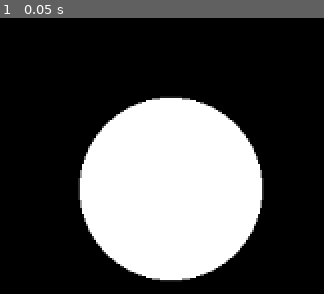
Above: before the commit, frame 1.
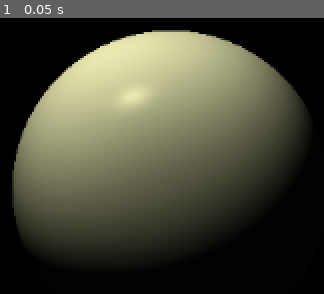
Above: after the commit, the same moment.

Repository: njabulophd/godot_things
Game: Godot game, scene res://rayMarcherTest.tscn
The game is run twice, just before and just after one commit, with the same random seed, the same clock (stepped at 60 frames per second) and the same inputs.
Inputs:
- Up to frame 1 (0.05 s): no input

The runs differ from the first frame. In frame 1, 62% of the frame differs, in the area x 3-95%, y 4-96%.

Commit message:
modified shader. no has lighting infomation with configurable parametres

Diff:
--- a/rayMarcherTest.tscn
+++ b/rayMarcherTest.tscn
@@ -4,13 +4,21 @@
 
 [sub_resource type="ShaderMaterial" id="ShaderMaterial_sb65n"]
 shader = ExtResource("1_66tki")
-shader_parameter/fov = 90.0
+shader_parameter/fov = 60.0
 shader_parameter/cameraPos = Vector3(0, 0, 5)
 shader_parameter/front = Vector3(0, 0, -1)
 shader_parameter/up = Vector3(0, 1, 0)
 shader_parameter/MAX_STEPS = 100
-shader_parameter/MAX_DIST = 100.0
+shader_parameter/MAX_DIST = 20.0
 shader_parameter/MIN_HIT_DIST = 1e-05
+shader_parameter/globalAmbient = 0.01
+shader_parameter/globalDiffuse = 1.0
+shader_parameter/globalSpecular = 0.2
+shader_parameter/globalSpecularExponent = 64.0
+shader_parameter/lightPos = Vector3(-2, 5, 3)
+shader_parameter/lightColor = Vector3(0.9, 0.9, 0.68)
+shader_parameter/ambientColor = Vector3(1, 1, 1)
+shader_parameter/DERIVATIVE_STEP = 1.0
 
 [node name="Node" type="Node"]
 
--- a/reimarch.gdshader
+++ b/reimarch.gdshader
@@ -8,12 +8,55 @@
 uniform float MAX_DIST = 20.0;
 uniform float MIN_HIT_DIST = 0.00001;
 //END
+//Lighting Uniforms
+uniform float globalAmbient = 0.01; // strength of th global ambience
+uniform float globalDiffuse = 1.0; // strength of th global diffuse
+uniform float globalSpecular = 0.20; // strength of th global specular
+uniform float globalSpecularExponent = 64.0; //focus of specular light
+uniform vec3 lightPos = vec3(-2.0,5.0,3.0); // self explanitory
+uniform vec3 lightColor = vec3(0.9,0.9,0.68); // same as above comment
+uniform vec3 ambientColor = vec3(1.0); // again!!! (sigh)
+uniform float DERIVATIVE_STEP = 1.0;
+//END
+//SDFs
 float sdSphere(vec3 p, vec3 c, float r){
 	return length(p - c) - r;
 }
 float sdf(vec3 pos){
 	return sdSphere(pos, vec3(0), 1.0);
 }
+//END
+	// Lighting
+	vec3 estimateNormal(vec3 p){
+		return normalize(vec3(
+        sdf(vec3(p.x + DERIVATIVE_STEP, p.y, p.z)) - sdf(vec3(p.x - DERIVATIVE_STEP, p.y, p.z)),
+        sdf(vec3(p.x, p.y + DERIVATIVE_STEP, p.z)) - sdf(vec3(p.x, p.y - DERIVATIVE_STEP, p.z)),
+        sdf(vec3(p.x, p.y, p.z  + DERIVATIVE_STEP)) - sdf(vec3(p.x, p.y, p.z - DERIVATIVE_STEP))
+    ));
+	}
+	vec3 phongModel(vec3 position, // hit point
+                vec3 lightPosition, // position of the light source
+                vec3 ambientCol, // ambient color
+                vec3 lightCol, // light source color
+                float ambientCoeff, // scale ambient contribution
+                float diffuseCoeff, // scale diffuse contribution
+                float specularCoeff, // scale specular contribution
+                float specularExponent // how focused should the shiny spot be
+)
+{
+    vec3 normal = estimateNormal(position);
+    vec3 toEye = normalize(cameraPos - position);
+    vec3 toLight = normalize(lightPosition - position);
+    vec3 reflection = reflect(-toLight, normal);
+
+    vec3 ambientFactor = ambientCol * ambientCoeff;
+    vec3 diffuseFactor = diffuseCoeff * lightCol * max(0.0, dot(normal, toLight));
+    vec3 specularFactor = lightCol * pow(max(0.0, dot(toEye, reflection)), specularExponent)
+                     * specularCoeff;
+
+    return ambientFactor + diffuseFactor + specularFactor;
+}
+//END
 
 vec3 rayMarch(vec3 rayDir){
 	vec3 hit_color = vec3(1.0); //white
@@ -23,7 +66,8 @@
 		vec3 pos = cameraPos + rayDir * depth;
 		float dist = sdf(pos);
 		if(dist < MIN_HIT_DIST){
-			return hit_color;
+			return phongModel(pos, lightPos, ambientColor, lightColor,
+           globalAmbient, globalDiffuse, globalSpecular, globalSpecularExponent);
 		}
 		depth += dist;
 	}
@@ -46,6 +90,7 @@
 		vec3 rayDir = rayFront + rayRight * offsets.x + rayUp * offsets.y;
 		return normalize(rayDir);
 	}
+
 void fragment() {
 	vec2 resolution = 1.0 / SCREEN_PIXEL_SIZE;
 	vec3 rayDir = getRayDir(resolution, UV);
